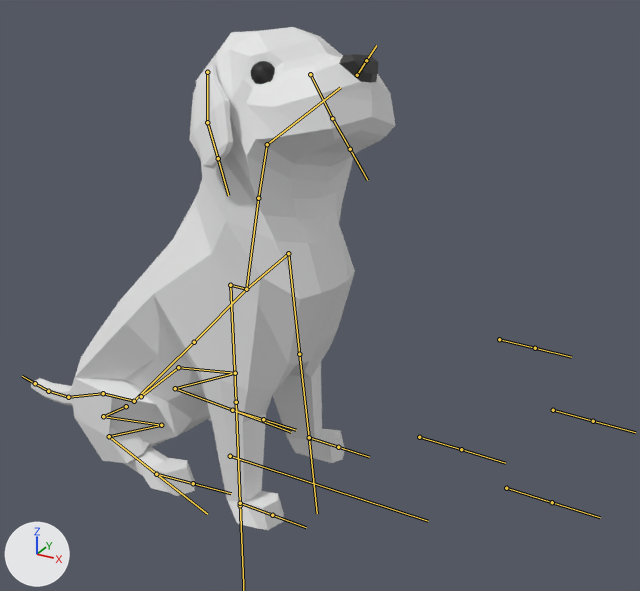
An edit to the FBX model Content/Assets/Dog/dog2/dog_05_rigged.fbx, drawn before and after from the same camera.
Rendered twice from a 50 mm camera at (3.21, -3.66, 2.53) aimed at (1.12, 0.13, 0.63). The lights are fixed; the arrows at lower left show +X, +Y and +Z. Both versions are drawn at frame 1 of the action 'root|sit_idle.001'; the numbers are the values there. The bones that bend it are drawn over the model as lines.
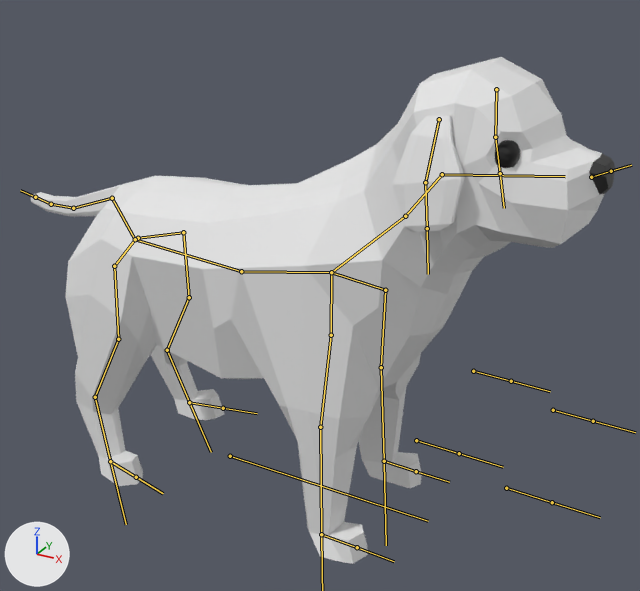
What differs and where, as boxes (x1, y1, x2, y2) in the pictures (640 x 591 px):
'Cube', posed (60% wider)
    before: (31, 27, 395, 530)
    after: (31, 57, 615, 564)
'Cube.001', posed
    before: (189, 64, 233, 168)
    after: (392, 116, 465, 232)
bone 'Bone.014', root to tip
    before: (194, 342) to (193, 341)
    after: (241, 271) to (241, 270)
bone 'Bone.002', root to tip
    before: (194, 342) to (246, 289)
    after: (241, 271) to (331, 272)
bone 'Bone.019', root to tip
    before: (246, 289) to (288, 253)
    after: (331, 272) to (385, 290)
bone 'Bone.020', root to tip
    before: (288, 253) to (299, 354)
    after: (385, 290) to (381, 367)
bone 'Bone.021', root to tip
    before: (299, 354) to (309, 437)
    after: (381, 367) to (384, 461)
bone 'Bone.030', root to tip
    before: (258, 198) to (267, 144)
    after: (405, 216) to (442, 174)
bone 'Bone.027', root to tip
    before: (246, 289) to (230, 285)
    after: (331, 272) to (331, 335)
bone 'Bone.028', root to tip
    before: (230, 285) to (236, 402)
    after: (331, 335) to (320, 427)
bone 'Bone.038', root to tip
    before: (236, 402) to (240, 503)
    after: (320, 427) to (321, 534)
bone 'Bone.006', root to tip
    before: (194, 342) to (134, 401)
    after: (241, 271) to (135, 239)
bone 'Bone.015', root to tip
    before: (134, 401) to (103, 393)
    after: (135, 239) to (112, 198)
bone 'Bone.016', root to tip
    before: (103, 393) to (68, 397)
    after: (112, 198) to (73, 208)
bone 'Bone.023', root to tip
    before: (141, 396) to (178, 367)
    after: (138, 238) to (183, 232)
bone 'Bone.024', root to tip
    before: (178, 367) to (235, 373)
    after: (183, 232) to (189, 297)
bone 'Bone.025', root to tip
    before: (235, 373) to (175, 388)
    after: (189, 297) to (167, 350)
bone 'Bone.026', root to tip
    before: (175, 388) to (232, 410)
    after: (167, 350) to (189, 402)
bone 'Bone.039', root to tip
    before: (126, 406) to (103, 416)
    after: (135, 239) to (114, 266)
bone 'Bone.040', root to tip
    before: (103, 416) to (161, 425)
    after: (114, 266) to (118, 339)
bone 'Bone.041', root to tip
    before: (161, 425) to (109, 436)
    after: (118, 339) to (95, 397)
bone 'Bone.042', root to tip
    before: (109, 436) to (156, 474)
    after: (95, 397) to (110, 461)
bone 'Bone.035', root to tip
    before: (309, 438) to (308, 438)
    after: (384, 461) to (383, 460)
bone 'Bone.036', root to tip
    before: (232, 410) to (231, 410)
    after: (189, 402) to (188, 402)
bone 'Bone.043', root to tip
    before: (240, 505) to (239, 505)
    after: (321, 534) to (320, 534)
bone 'Bone.044', root to tip
    before: (240, 503) to (272, 515)
    after: (321, 534) to (357, 547)
bone 'Bone.045', root to tip
    before: (156, 474) to (155, 474)
    after: (110, 461) to (110, 461)

What the commit changed:
Bone 'Bone.014' (bone_bone_014) moves from (-0.58, -0.82, 0.0) to (0.0, 0.0, 0.0).
Bone 'Bone.014' (bone_bone_014) turns from (0, 0, 41) to (0, 0, 0) degrees about its own x, y and z.
Bone 'Bone.002' (bone_bone_002) turns from (0, 0, -4) to (0, 0, 0) degrees about its own x, y and z.
Bone 'Bone.019' (bone_bone_019) turns from (22, 7, 29) to (0, 0, 0) degrees about its own x, y and z.
Bone 'Bone.020' (bone_bone_020) turns from (-39, -27, -20) to (0, -2, 0) degrees about its own x, y and z.
Bone 'Bone.021' (bone_bone_021) turns from (13, 0, 2) to (0, 0, 0) degrees about its own x, y and z.
Bone 'Bone.030' (bone_bone_030) turns from (-9, -13, 8) to (0, 0, 0) degrees about its own x, y and z.
Bone 'Bone.027' (bone_bone_027) turns from (34, -3, 5) to (0, 0, 0) degrees about its own x, y and z.
Bone 'Bone.028' (bone_bone_028) turns from (-50, 25, 18) to (0, 1, 0) degrees about its own x, y and z.
Bone 'Bone.038' (bone_bone_038) turns from (13, 0, -2) to (0, 0, 0) degrees about its own x, y and z.
Bone 'Bone.006' (bone_bone_006) turns from (0, 0, 11) to (0, 0, 0) degrees about its own x, y and z.
Bone 'Bone.015' (bone_bone_015) turns from (-9, 0, 0) to (0, 0, 0) degrees about its own x, y and z.
Bone 'Bone.016' (bone_bone_016) turns from (61, 0, 0) to (0, 0, 0) degrees about its own x, y and z.
Bone 'Bone.023' (bone_bone_023) moves from (-0.02, 0.06, -0.01) to (0.0, 0.0, 0.0).
Bone 'Bone.023' (bone_bone_023) turns from (8, 3, 0) to (0, 0, 0) degrees about its own x, y and z.
Bone 'Bone.024' (bone_bone_024) turns from (47, -2, -1) to (0, 0, 0) degrees about its own x, y and z.
Bone 'Bone.025' (bone_bone_025) turns from (140, 1, -12) to (0, -4, 1) degrees about its own x, y and z.
Bone 'Bone.026' (bone_bone_026) turns from (95, 7, -14) to (0, 0, 0) degrees about its own x, y and z.
Bone 'Bone.039' (bone_bone_039) moves from (0.04, 0.12, 0.01) to (0.0, 0.0, 0.0).
Bone 'Bone.039' (bone_bone_039) turns from (8, -4, 6) to (0, 0, 0) degrees about its own x, y and z.
Bone 'Bone.040' (bone_bone_040) turns from (48, -5, -1) to (0, 0, 0) degrees about its own x, y and z.
Bone 'Bone.041' (bone_bone_041) turns from (136, 14, -3) to (0, 4, -1) degrees about its own x, y and z.
Bone 'Bone.042' (bone_bone_042) turns from (94, 1, -2) to (0, 0, 0) degrees about its own x, y and z.
Bone 'Bone.035' (bone_bone_035) moves from (0.0, 0.83, 0.0) to (0.0, 0.0, 0.0).
Bone 'Bone.036' (bone_bone_036) moves from (-0.13, -0.55, 0.07) to (0.0, 0.0, 0.0).
Bone 'Bone.036' (bone_bone_036) turns from (0, 0, -13) to (0, 0, 0) degrees about its own x, y and z.
Bone 'Bone.043' (bone_bone_043) moves from (0.0, 0.83, 0.0) to (0.0, 0.0, 0.0).
Bone 'Bone.044' (bone_bone_044) moves from (0.0, 0.0, 0.02) to (0.0, 0.0, 0.0).
Bone 'Bone.045' (bone_bone_045) moves from (0.11, -0.57, 0.07) to (0.0, 0.0, 0.0).
Bone 'Bone.045' (bone_bone_045) turns from (0, 0, 19) to (0, 0, 0) degrees about its own x, y and z.
